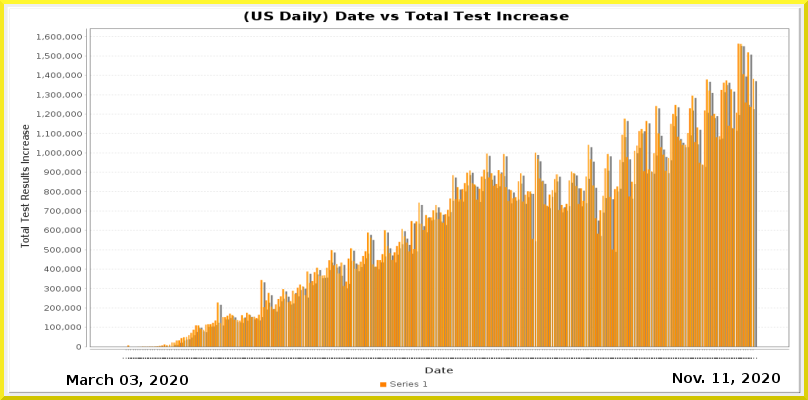
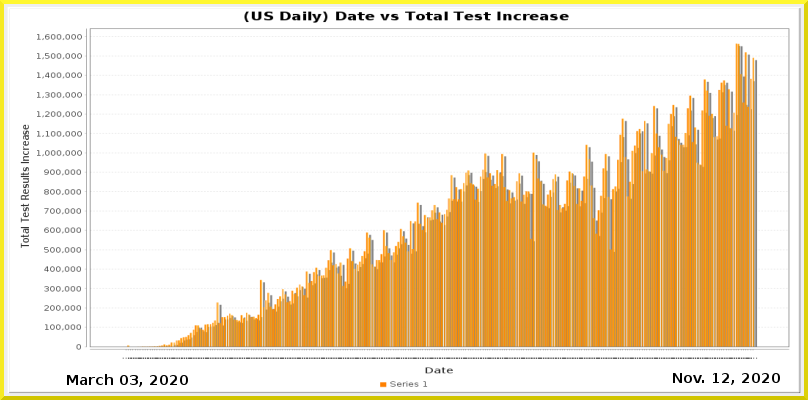
Layered file, before and after one edit (808px x 400px). Changes by layer:
painted on "Current Date" over [722, 373, 729, 383]
painted on "Date_vs_TestIncrease.png" over [127, 43, 758, 359]
